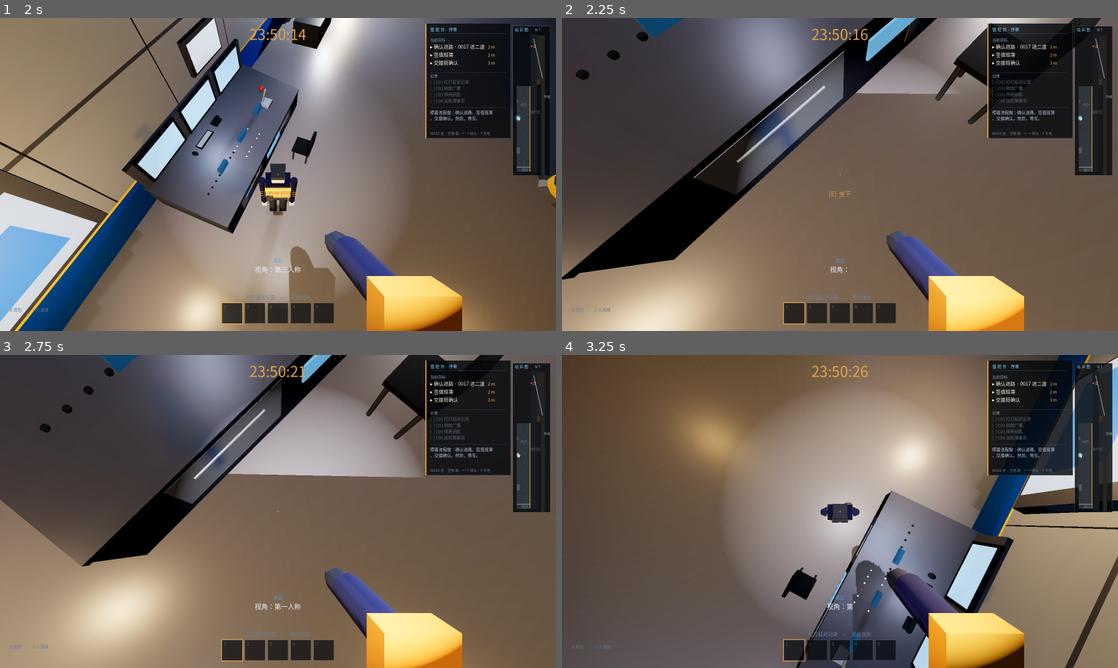
Above: before the commit, frames 1-4 (two rows, left to right).
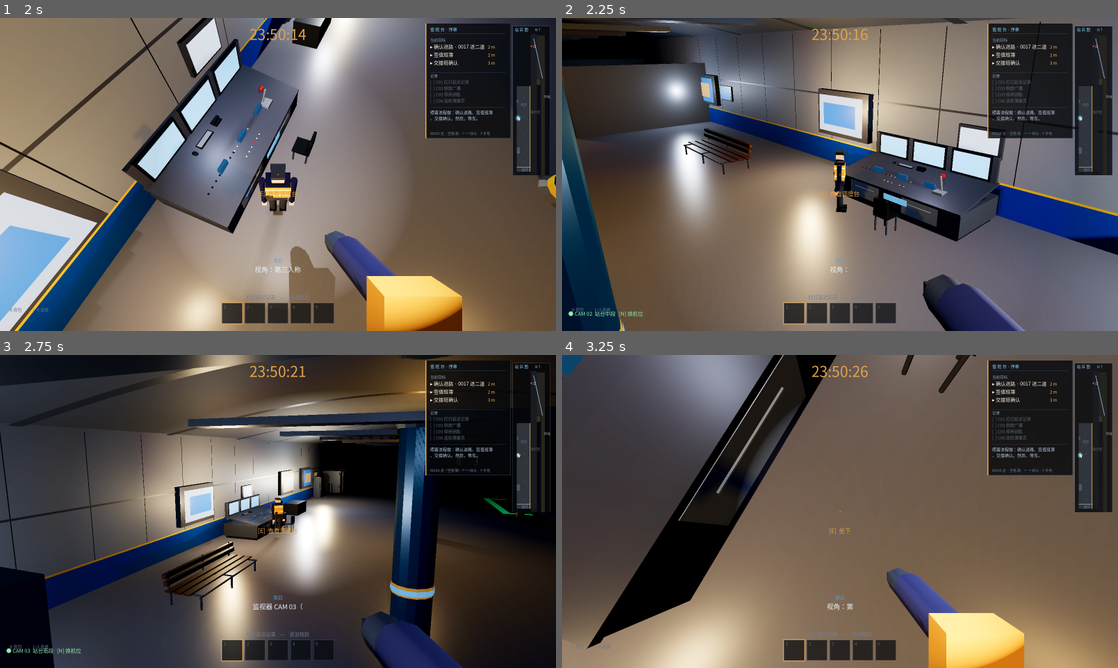
Above: after the commit, the same moments.

Repository: sabrina1647412733-collab/anomaly-bureau-game
Game: Godot game, scene res://scenes/main.tscn
Two runs of this game, one before a commit and one after it. Both use one fixed random seed, a clock stepped at 60 frames per second and the inputs below.
Inputs (mouse positions are in pixels of both pictures, inside the frame that each line leads up to):
- Up to frame 1 (2 s): click "开 始 新 的 一 夜" at 0.5 s; tap Enter at 1.25 s; move the mouse to (305, 174) at 1.27 s; hold Up from 1.28 s (still down); tap N at 1.35 s; click (305, 174) at 1.42 s; tap Space at 1.52 s; tap V at 1.55 s
- Up to frame 2 (2.25 s): keep holding Up; move the mouse to (812, 174) at 2.02 s; tap V at 2.1 s
- Up to frame 3 (2.75 s): keep holding Up; tap Space at 2.27 s; tap N at 2.3 s
- Up to frame 4 (3.25 s): keep holding Up; move the mouse to (851, 505) at 2.77 s; tap N at 2.85 s; tap V at 3.05 s

Frame 1 is identical in both runs. In frame 2, 75% of the frame differs, in the area x 0-100%, y 0-100%; in frame 3, 76%; in frame 4, 80%.

Commit message:
[godot] 新增第二人称「站内监视器」视角：V 键三档循环（第一人称→第三人称→监视器），监视器内 N 键换机位；player.gd 增加 CCTV 机位表（8 台：站台北/中/南段、信号室前、出口闸机、站台西侧、岔区、检修环线），进入监视器自动挑离玩家最近的一台，镜头固定在机位并 look_at 玩家、fov 收到 46 做监控镜头感；eye()/forward() 在 cam_mode!=0 时改走角色本体，保证切视角不影响 [E] 交互判定；身体与坐姿头部在 cam_mode!=0 时显形；离开监视器时恢复原 fov。game.gd 的 V 键提示改三档文案、加 N 键换机位、HUD 左下角常驻「● CAM 07 岔区 [N] 换机位」。验收：三个测试点实测机位与朝向 dot=1.0000 / fov=46（站台→CAM03、岔区→CAM07、闸机→CAM05）；顺手量性能：平均帧时间 5.42 ms（≈184 FPS @1600x900，19404 三角面 / 115 碰撞体 / 54 灯）。closeup.gd 增加 cctv 开关；README 补第 11 节 - 小千

Diff:
--- a/scripts/game.gd
+++ b/scripts/game.gd
@@ -36,6 +36,7 @@
 var hud_end_title: Label
 var hud_fade: ColorRect
 var hud_map
+var hud_cam: Label
 var clock_label: Label3D
 
 var clock_min := T_START
@@ -233,6 +234,9 @@
 	hud_fade.mouse_filter = Control.MOUSE_FILTER_IGNORE
 	hud_fade.modulate.a = 0.0
 	root.add_child(hud_fade)
+	hud_cam = _label(root, 0, Vector2(18, 838), Vector2(430, 26), 15, Color(0.55, 0.92, 0.66))
+	hud_cam.visible = false
+	hud_cam.horizontal_alignment = HORIZONTAL_ALIGNMENT_LEFT
 	hud_map = HudMap.new()
 	hud_map.font = font
 	hud_map.player_node = player
@@ -1100,6 +1104,9 @@
 	var mm := ((m % 1440) + 1440) % 1440
 	var ss := int((clock_min - floor(clock_min)) * 60.0)
 	hud_clock.text = "%02d:%02d:%02d" % [mm / 60, mm % 60, ss]
+	hud_cam.visible = (player.cam_mode == 2)
+	if player.cam_mode == 2:
+		hud_cam.text = "● %s  %s   [N] 换机位" % [player.cctv_tag(), player.cctv_name()]
 	hud_clock.add_theme_color_override("font_color",
 		Color(0.95, 0.30, 0.26) if clock_min >= 1454.5 else Color(0.88, 0.64, 0.29))
 	if clock_label != null:
@@ -1191,7 +1198,14 @@
 				_interact()
 		elif event.physical_keycode == KEY_V:
 			player.toggle_cam()
-			_say("旁白", "视角：第三人称" if player.cam_mode == 1 else "视角：第一人称")
+			match player.cam_mode:
+				0: _say("旁白", "视角：第一人称")
+				1: _say("旁白", "视角：第三人称")
+				2: _say("旁白", "视角：监视器 %s（%s）· [N] 换机位" % [player.cctv_tag(), player.cctv_name()])
+		elif event.physical_keycode == KEY_N:
+			if player.cam_mode == 2:
+				player.next_cctv()
+				_say("旁白", "监视器 %s（%s）" % [player.cctv_tag(), player.cctv_name()])
 		elif event.physical_keycode == KEY_B:
 			_toggle_bag(not bag_open)
 		elif event.physical_keycode >= KEY_1 and event.physical_keycode <= KEY_5:
--- a/scripts/player.gd
+++ b/scripts/player.gd
@@ -15,6 +15,18 @@
 const COYOTE := 0.12
 const PITCH_MAX := 1.45
 const TP_DIST := 3.3
+## 第二人称「监视器」机位：站内固定摄像机，镜头对着玩家
+const CCTV := [
+	{"pos": Vector3(-8.6, 4.35, -44.0), "name": "站台北段"},
+	{"pos": Vector3(-8.6, 4.35, -20.0), "name": "站台中段"},
+	{"pos": Vector3(-8.6, 4.35, 4.0), "name": "站台南段"},
+	{"pos": Vector3(-8.6, 4.35, 28.0), "name": "信号室前"},
+	{"pos": Vector3(-8.6, 4.35, 48.0), "name": "出口闸机"},
+	{"pos": Vector3(-14.9, 3.05, 20.0), "name": "站台西侧"},
+	{"pos": Vector3(11.0, 3.60, -95.0), "name": "岔区"},
+	{"pos": Vector3(15.6, 3.20, -60.0), "name": "检修环线"},
+]
+const CCTV_FOV := 46.0
 const TP_UP := 0.55
 
 var mouse_sens := 0.0022
@@ -25,7 +37,9 @@
 var pitch := 0.0
 var can_move := true
 var allow_capture := true
-var cam_mode := 0          # 0 第一人称 / 1 第三人称
+var cam_mode := 0          # 0 第一人称 / 1 第三人称 / 2 第二人称（站内监视器）
+var cctv_i := 0
+var _fov_before_cctv := 74.0
 var crouching := false
 var crouch_k := 0.0
 var sitting := false
@@ -220,10 +234,36 @@
 	view_arm.add_child(cuff)
 
 func toggle_cam() -> void:
-	cam_mode = 1 - cam_mode
-	body.visible = (cam_mode == 1)
+	var prev := cam_mode
+	cam_mode = (cam_mode + 1) % 3
+	if cam_mode == 2:
+		_fov_before_cctv = cam.fov
+		# 进入监视器视角时，自动挑离玩家最近的那台
+		var best := 0
+		var bd := 1e9
+		for i in range(CCTV.size()):
+			var d: float = (CCTV[i]["pos"] as Vector3).distance_to(global_position)
+			if d < bd:
+				bd = d
+				best = i
+		cctv_i = best
+		cam.fov = CCTV_FOV
+	elif prev == 2:
+		cam.fov = _fov_before_cctv
+	body.visible = (cam_mode != 0)
 	if view_arm != null:
 		view_arm.visible = (cam_mode == 0 and not sitting)
+
+func next_cctv() -> void:
+	if cam_mode != 2:
+		return
+	cctv_i = (cctv_i + 1) % CCTV.size()
+
+func cctv_name() -> String:
+	return String(CCTV[clampi(cctv_i, 0, CCTV.size() - 1)]["name"])
+
+func cctv_tag() -> String:
+	return "CAM %02d" % (clampi(cctv_i, 0, CCTV.size() - 1) + 1)
 
 func sit_at(pos: Vector3, yaw: float) -> void:
 	sitting = true
@@ -250,13 +290,13 @@
 	return h
 
 func eye() -> Vector3:
-	if cam_mode == 1:
-		return global_position + Vector3(0, eye_height() - 0.08, 0)   # 第三人称仍用角色眼睛做交互判定
+	if cam_mode != 0:
+		return global_position + Vector3(0, eye_height() - 0.08, 0)   # 第三/第二人称仍用角色眼睛做交互判定
 	return cam.global_position
 
 func forward() -> Vector3:
-	if cam_mode == 1:
-		return -cam.global_transform.basis.z
+	if cam_mode == 2:
+		return -global_transform.basis.z      # 监视器视角：以角色自身朝向做交互判定
 	return -cam.global_transform.basis.z
 
 func look(delta_rot: Vector2) -> void:
@@ -372,7 +412,11 @@
 
 func _update_camera(delta: float, planar: float, running: bool) -> void:
 	var eh := eye_height()
-	if cam_mode == 0:
+	if cam_mode == 2:
+		var c: Dictionary = CCTV[clampi(cctv_i, 0, CCTV.size() - 1)]
+		cam.global_position = c["pos"]
+		cam.look_at(global_position + Vector3(0, (1.30 if sitting else 1.05), 0), Vector3.UP)
+	elif cam_mode == 0:
 		cam.position = Vector3(0, eh + sin(head_bob * 2.0) * 0.028 * bob_amp - dip, 0)
 		cam.rotation = Vector3(pitch, 0.0, 0.0)
 		# 跑动/蹲下时轻微侧倾
@@ -400,7 +444,7 @@
 		# 大腿略下倾 11.8°、小腿竖直，脚掌正好踩到地面（以前髋陷进座面、脚还悬空）。
 		# 第一人称坐姿必须藏掉自己的头：相机会正好落在头部方块内部，不藏就是穿模。
 		body.visible = true
-		parts["head"].visible = (cam_mode == 1)
+		parts["head"].visible = (cam_mode != 0)
 		parts["hip"].position = Vector3(0, 0.575, 0)
 		parts["torso"].position = Vector3(0, 0.655, 0)
 		parts["head"].position = Vector3(0, 1.155, 0)
@@ -412,8 +456,8 @@
 			parts["knee" + sgn].rotation = Vector3(-1.279, 0, 0)
 			parts["elbow" + sgn].rotation = Vector3(0.45, 0, 0)
 		return
-	body.visible = (cam_mode == 1)
-	parts["head"].visible = true
+	body.visible = (cam_mode != 0)
+	parts["head"].visible = (cam_mode != 0)
 	var k := crouch_k
 	parts["hip"].position = Vector3(0, 0.86 - 0.36 * k, 0)
 	parts["torso"].position = Vector3(0, 0.94 - 0.36 * k, 0)
--- a/scripts/tests/closeup.gd
+++ b/scripts/tests/closeup.gd
@@ -78,6 +78,9 @@
 		game.player.rotation.y = yaw
 	if flags.has("third"):
 		game.player.toggle_cam()
+	if flags.has("cctv"):
+		game.player.toggle_cam()
+		game.player.toggle_cam()
 	var old_fov: float = game.player.cam.fov
 	if fov > 0.0:
 		game.player.cam.fov = fov
Not shown, added: scripts/tests/charlineup.gd.uid
Not shown, added: scripts/tests/charmeasure.gd.uid
Not shown, changed: README.md
